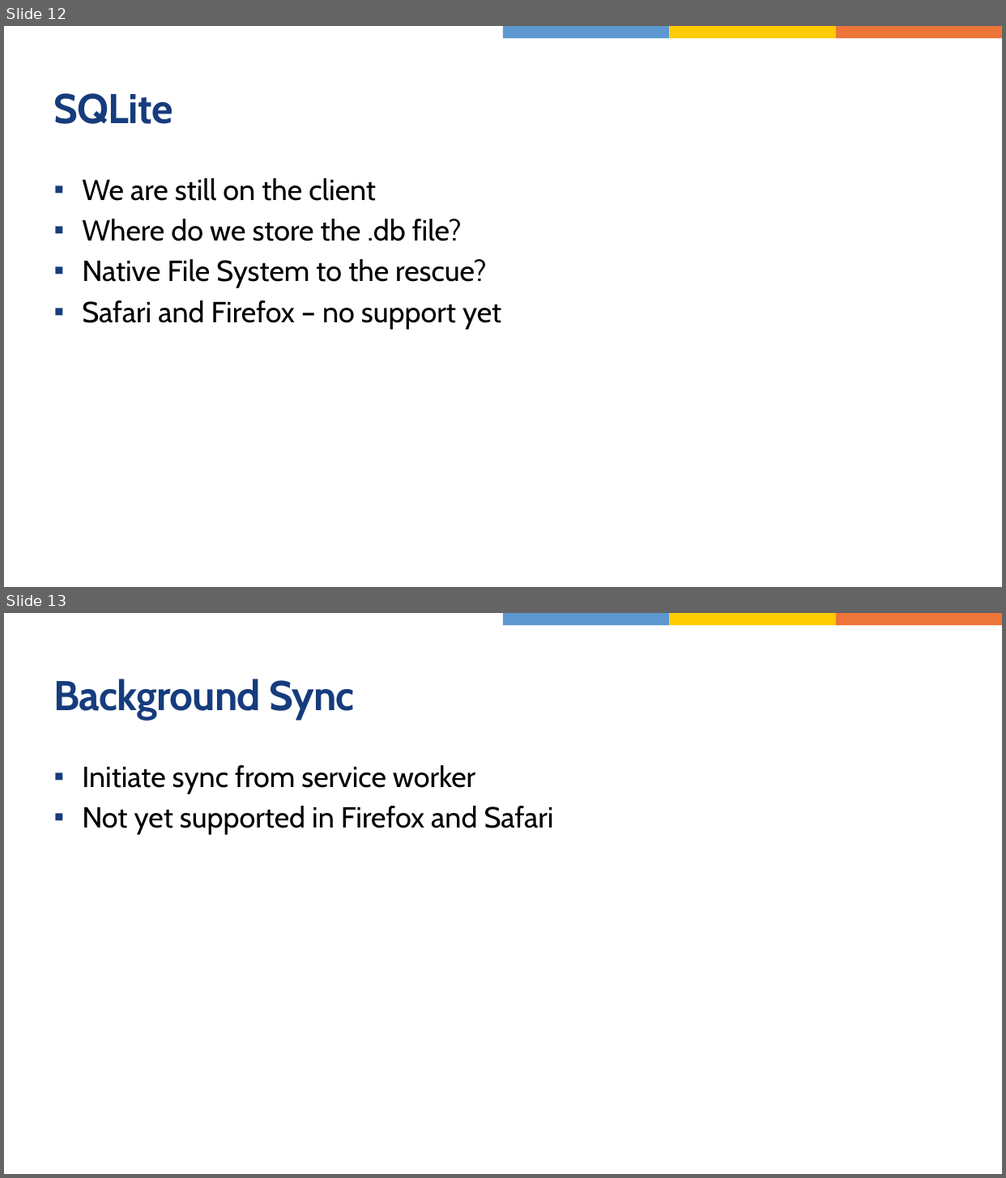
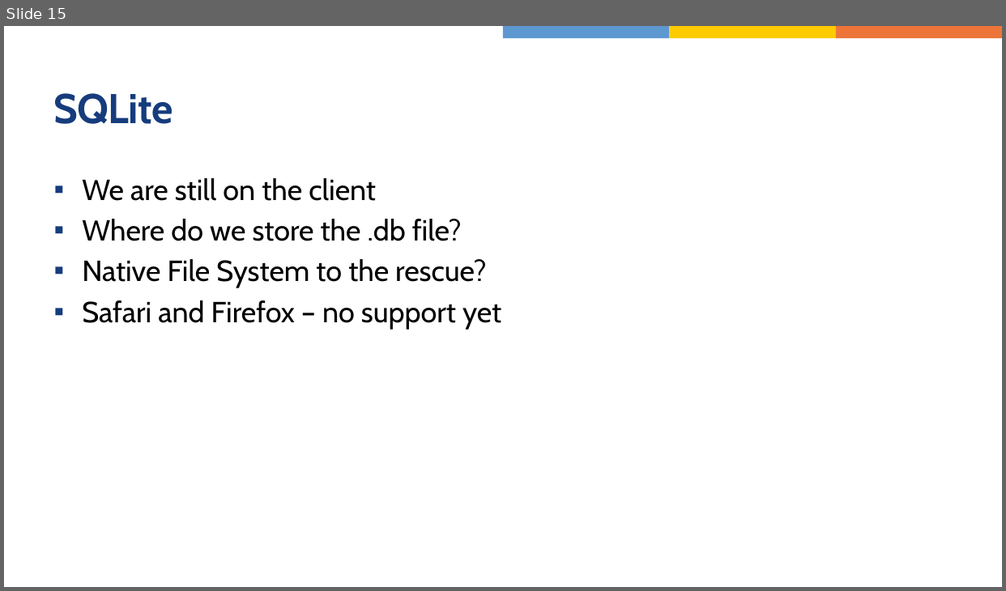
Before and after one commit to jasho/wug-blazor-pwa, a slide deck: WUG-Blazor-PWA.pptx. Shown one above the other, each under a label of ours: slides 12 and 13 before the commit, slide 15 after it. The pictures are 1006x1178 and 1006x591 pixels, drawn with LibreOffice and Linux fonts; fonts in the diff are those of the drawing. Boxes give left, top, right and bottom in pixels: in the first picture for what was removed or moved away, otherwise in the second. Text is boxed around its words. In the diff, an @@ line names an element or a change of style, - is before the commit and + after.

Commit message:
Modified service worker to work without workbox. Added offline fallback document and image. Updated presentation.

```diff
--- a/WUG-Blazor-PWA.pptx
+++ b/WUG-Blazor-PWA.pptx
@@ slide 13 removed at <box>4,613,1002,1174</box>, background #FFFFFF; not listed: 3 template elements that a slide beside it also shows @@
@@ title removed at <box>54,679,355,719</box> @@
-Background Sync
@@ text removed at <box>82,765,554,835</box> @@
-▪ Initiate sync from service worker
-▪ Not yet supported in Firefox and Safari
@@ what was slide 12 is now slide 15 @@
```
Also in this commit, not shown: 3 slides changed, 12 slides added, 1 other slide removed, 4 other files.
